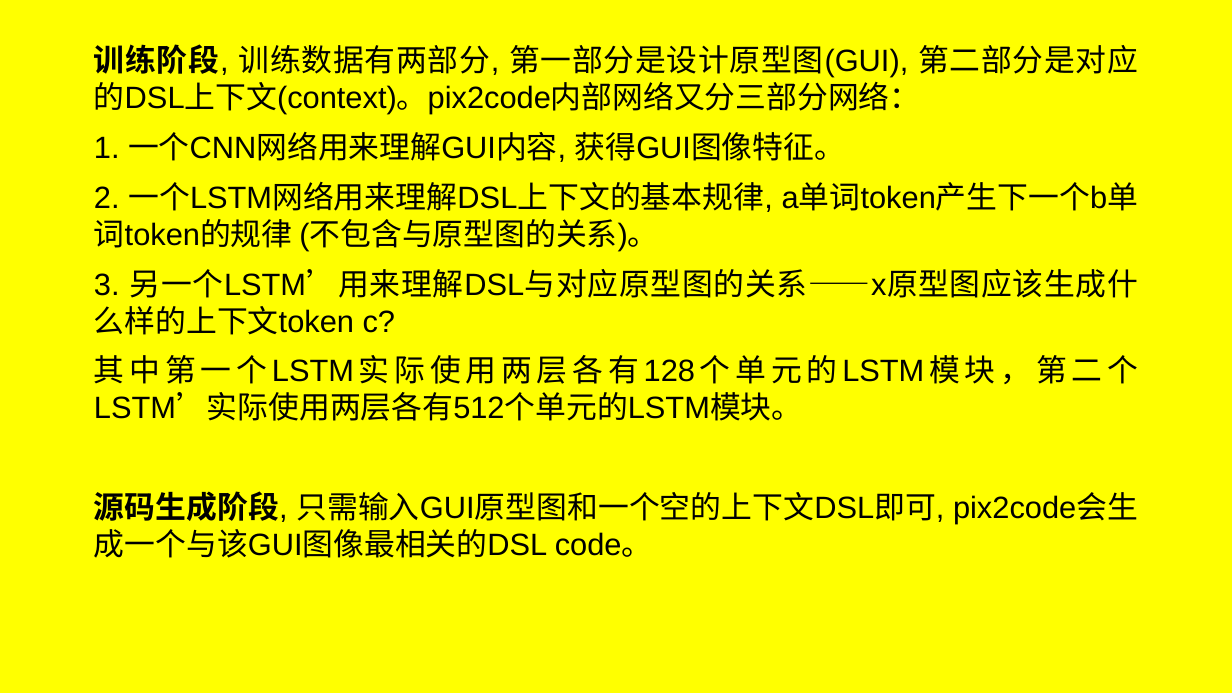
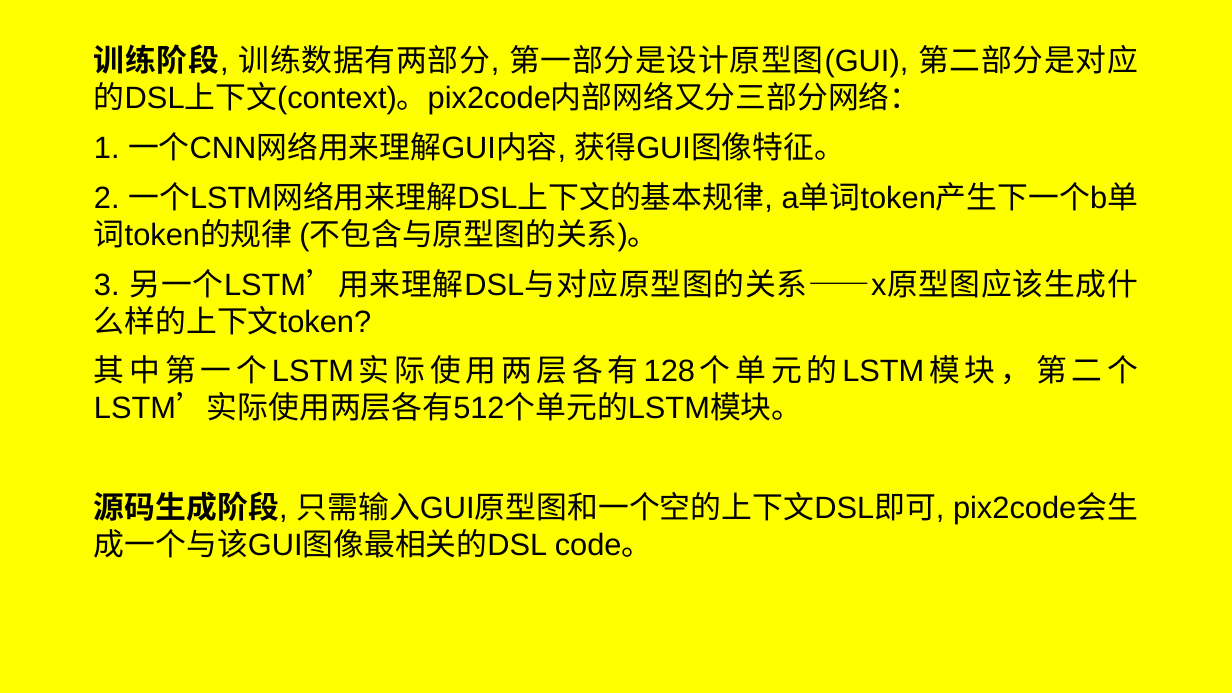
Before and after one commit to JFBabyHorse/learngit-and-BWESE, a slide deck: slide 7 of pix2code学习.pptx. Drawn at 1232x693 pixels with LibreOffice and Linux fonts; fonts in the diff are those of the drawing. Boxes give left, top, right and bottom in pixels: in the first picture for what was removed or moved away, otherwise in the second. Text is boxed around its words. In the diff, an @@ line names an element or a change of style, - is before the commit and + after.

```diff
--- a/pix2code学习.pptx
+++ b/pix2code学习.pptx
@@ text at box(94, 269, 1138, 298): text changed @@
-3. 另一个LSTM’用来理解DSL与对应原型图的关系——x原型图应该生成什么样的上下文token c?
+3. 另一个LSTM’用来理解DSL与对应原型图的关系——x原型图应该生成什么样的上下文token?
```
Also in this commit, not shown: 8 other slides changed, 1 slide removed.
